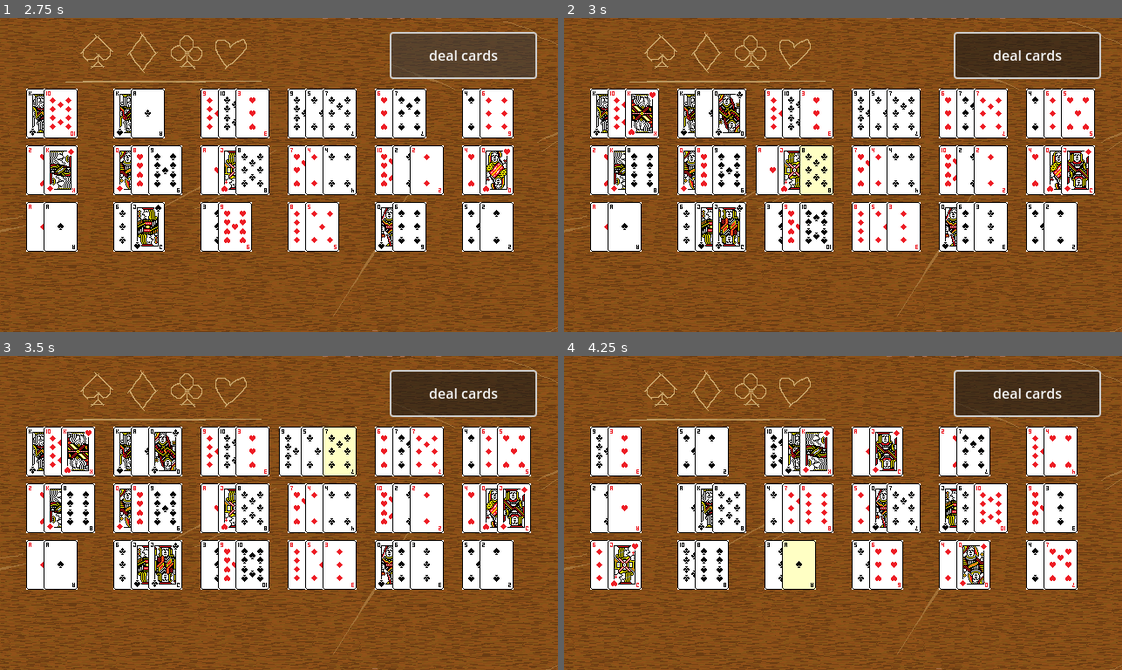
Above: before the commit, frames 1-4 (two rows, left to right).
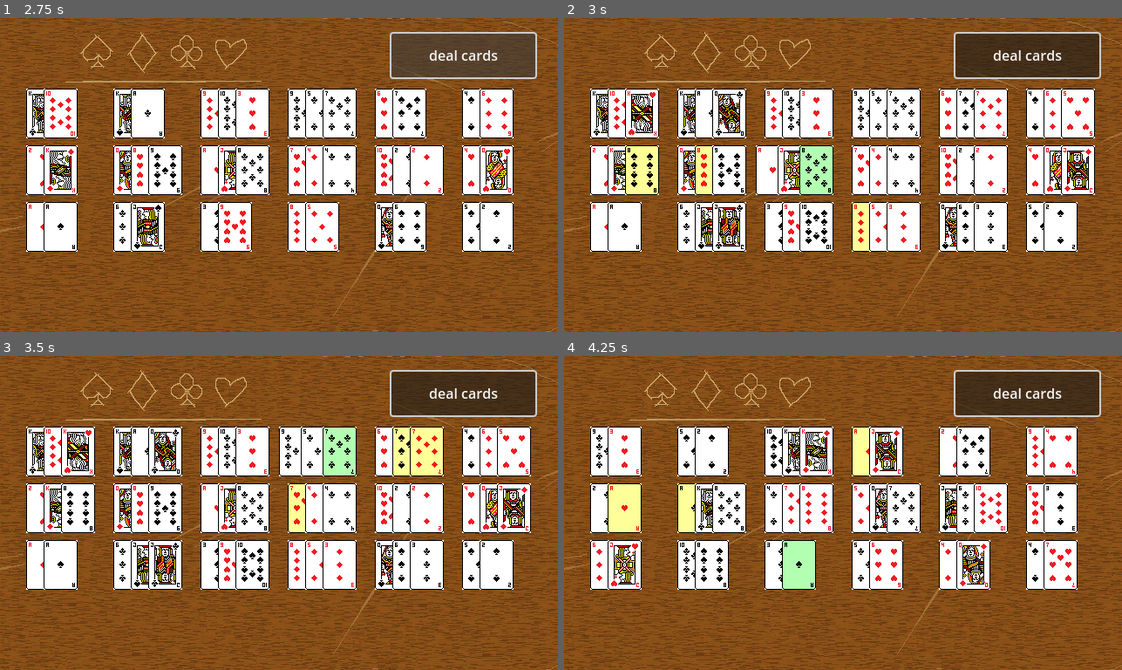
Above: after the commit, the same moments.

Repository: FilipAntonijevic/Tavern_Tower
Game: Godot game, scene res://scenes/main.tscn
Two runs of this game, one before a commit and one after it. Both use one fixed random seed, a clock stepped at 60 frames per second and the inputs below.
Inputs (mouse positions are in pixels of both pictures, inside the frame that each line leads up to):
- Up to frame 1 (2.75 s): click "deal cards" at 0.5 s; click "deal cards" at 1.25 s; click "deal cards" at 2 s
- Up to frame 2 (3 s): drag from (798, 168) to (898, 105) at 2.77 s
- Up to frame 3 (3.5 s): no input
- Up to frame 4 (4.25 s): tap Enter at 3.5 s; drag from (781, 506) to (815, 575) at 3.52 s

Frame 1 is identical in both runs. In frame 2, 2.3% of the frame differs, in the area x 10-55%, y 40-75%; in frame 3, 2.4%; in frame 4, 2.6%, in the area x 7-55%, y 22-75%.

Commit message:
addes visual hints on cards

Diff:
--- a/scripts/card.gd
+++ b/scripts/card.gd
@@ -8,7 +8,6 @@
 @export var card_suit: String = "Card Suit"
 @export var card_path: String = "Card Path"
 @onready var card_sprite: Sprite2D = $Sprite2D
-
 
 # Called when the node enters the scene tree for the first time.
 func _ready() -> void:
@@ -33,7 +32,7 @@
 	card_path = path
 
 func highlight():
-	card_sprite.set_modulate(Color(1,1,0.77,1))
+	card_sprite.set_modulate(Color(0.7,1,0.7,1))
 
 func unhighlight():
 	card_sprite.set_modulate(Color(1,1,1,1))
--- a/scripts/card_piles.gd
+++ b/scripts/card_piles.gd
@@ -21,27 +21,58 @@
 func _process(delta: float) -> void:
 	pass
 
+func set_current_card_value_on_spades_pile(value: int):
+	current_card_value_on_spades_pile = value
+
+func set_current_card_value_on_clubs_pile(value: int):
+	current_card_value_on_spades_pile = value
+
+func set_current_card_value_on_diamonds_pile(value: int):
+	current_card_value_on_spades_pile = value
+
+func set_current_card_value_on_hearts_pile(value: int):
+	current_card_value_on_spades_pile = value
 
 func _on_spades_mouse_entered() -> void:
+	print('pik uso')
 	current_selected_pile = spades_pile
+	highlight_card_that_can_be_played_on_this_pile(current_card_value_on_spades_pile + 1, "spades")
 
 func _on_spades_mouse_exited() -> void:
+	print('pik izaso')
+	get_parent().stacks.touched_card_value = 0
 	current_selected_pile = null
 
 func _on_diamonds_mouse_entered() -> void:
+	print('karo uso')
+	highlight_card_that_can_be_played_on_this_pile(current_card_value_on_diamonds_pile + 1, "diamonds")
 	current_selected_pile = diamonds_pile
 
 func _on_diamonds_mouse_exited() -> void:
+	print('karo izaso')
+	get_parent().stacks.touched_card_value = 0
 	current_selected_pile = null
 
 func _on_clubs_mouse_entered() -> void:
+	highlight_card_that_can_be_played_on_this_pile(current_card_value_on_clubs_pile + 1, "clubs")
 	current_selected_pile = clubs_pile
 
 func _on_clubs_mouse_exited() -> void:
+	get_parent().stacks.touched_card_value = 0
 	current_selected_pile = null
 
 func _on_hearts_mouse_entered() -> void:
+	highlight_card_that_can_be_played_on_this_pile(current_card_value_on_hearts_pile + 1, "hearts")
 	current_selected_pile = hearts_pile
 
 func _on_hearts_mouse_exited() -> void:
+	get_parent().stacks.touched_card_value = 0
 	current_selected_pile = null
+
+func highlight_card_that_can_be_played_on_this_pile(value: int, suit: String):
+	var deck = get_parent().original_deck.card_collection
+	for key in deck:
+		var card = deck[key]
+		if card != null && card.card_sprite != null && card.card_value == value && card.card_suit == suit:
+			get_parent().stacks.touched_card_value = value
+			card.card_sprite.set_modulate(Color(1,1,0.6,1))
--- a/scripts/stack.gd
+++ b/scripts/stack.gd
@@ -51,7 +51,6 @@
 func remove_card_from_deck_and_table_via_card(deck: Deck, removing_card: Card):
 
 	if check_if_card_can_be_placed_on_pile(removing_card):
-		print('moze')
 		cards_in_stack.remove_at(cards_in_stack.find(removing_card))
 		remove_child(removing_card)
 		deck.remove_card_by_value(removing_card)
@@ -68,15 +67,19 @@
 
 	if card.card_suit == "spades" && (spades_pile_value + 1) == card.card_value:
 		get_parent().get_parent().spades_pile_value += 1
+		get_parent().get_parent().card_piles.current_card_value_on_spades_pile += 1
 		return true
 	if card.card_suit == "diamonds" && (diamonds_pile_value + 1) == card.card_value:
 		get_parent().get_parent().diamonds_pile_value += 1
+		get_parent().get_parent().card_piles.current_card_value_on_diamonds_pile += 1
 		return true
 	if card.card_suit == "clubs" && (clubs_pile_value + 1) == card.card_value:
 		get_parent().get_parent().clubs_pile_value += 1
+		get_parent().get_parent().card_piles.current_card_value_on_clubs_pile += 1
 		return true
 	if card.card_suit == "hearts" && (hearts_pile_value + 1) == card.card_value:
 		get_parent().get_parent().hearts_pile_value += 1
+		get_parent().get_parent().card_piles.current_card_value_on_hearts_pile += 1
 		return true
 	return false
 
@@ -119,13 +122,20 @@
 func handle_card_touched(card: Card):
 	touched_cards.push_back(card)
 
+func highlight_cards_of_same_value(original_touched_card: Card):
+	get_parent().touched_card_value = original_touched_card.card_value
+	var deck = get_parent().get_parent().original_deck.card_collection
+	for key in deck:
+		var card = deck[key]
+		if card != null && card.card_sprite != null && card.card_value == original_touched_card.card_value && card != original_touched_card:
+			card.card_sprite.set_modulate(Color(1,1,0.6,1))
 
 func handle_card_untouched(card: Card):
+	get_parent().touched_card_value = 0
 	var index: int = touched_cards.find(card)
 	if index >= 0:
 		touched_cards.remove_at(index)
 
-
 func check_if_card_is_on_top_of_the_stack(card_index: int) -> bool:
 	if card_index == 2:
 		return true
@@ -145,7 +155,8 @@
 
 	for card in cards_in_stack:
 		current_selected_card_index = -1
-		card.unhighlight()
+		if get_parent().touched_card_value != card.card_value:
+			card.unhighlight()
 
 	if !touched_cards.is_empty():
 		var highest_touched_index: int = -1
@@ -155,6 +166,7 @@
 
 		if highest_touched_index >= 0 && highest_touched_index < cards_in_stack.size():
 			cards_in_stack[highest_touched_index].highlight()
+			highlight_cards_of_same_value(cards_in_stack[highest_touched_index])
 			current_selected_card_index = highest_touched_index
 
 
--- a/scripts/stacks.gd
+++ b/scripts/stacks.gd
@@ -20,6 +20,8 @@
 @onready var stack18 = $Stack18
 
 @onready var card_scene: PackedScene = preload("res://scenes/card.tscn")
+
+var touched_card_value = 0
 
 var cards_on_the_table: Array = []
 var array_of_stacks: Array = [Stack]
